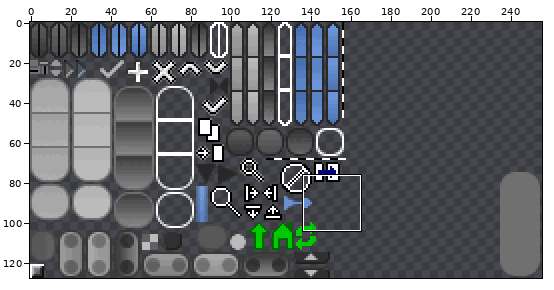
Two states of a sprite sheet, src/de/matthiasmann/twlthemeeditor/gui.png. The picture above shows the old version from afar; the outline marks the close-up.
Close-up. Earlier state:
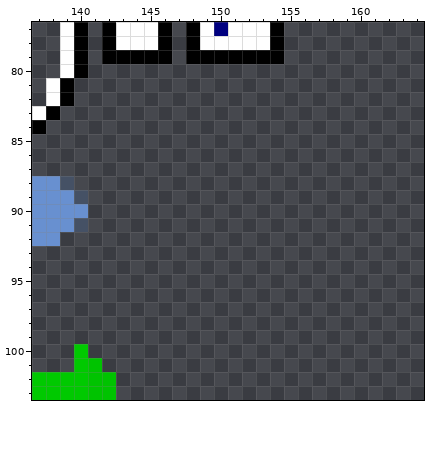
The file is 256x128 pixels. Pixels under 10% opacity are left out. Colours within 5 levels of each other are drawn and written as one. Shown: x 137..164, y 77..103.
The same view after the edit:
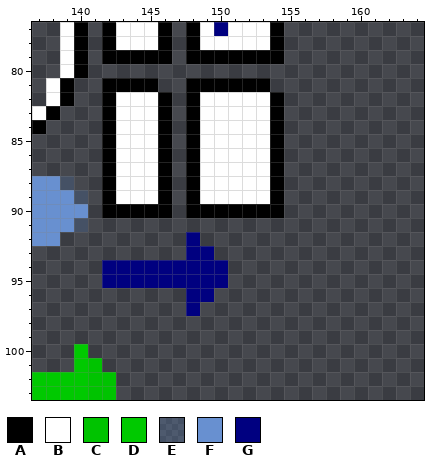
Palette (. is transparent): A #000000  B #ffffff  C #00c300  D #00c900  E #6890d03f  F #6890d0  G #000080
Author's note on the commit: animated clone icon
From old to new:
The edit adds colour A in row 81 at x 142 to 145 and 148 to 153; in rows 82 to 89 at x 142, 146, 148 and 154; in row 90 at x 142 to 146 and 148 to 154.
The edit adds colour B in rows 82 to 89 at x 143 to 145 and 149 to 153.
The edit adds colour G in row 92 at x 148; in row 93 at x 148 to 149; in rows 94 to 95 at x 142 to 150; in row 96 at x 148 to 149; in row 97 at x 148.
Where, in picture pixels (left, top, right, bottom), the same in both close-ups:
added: (102, 78, 284, 316)
